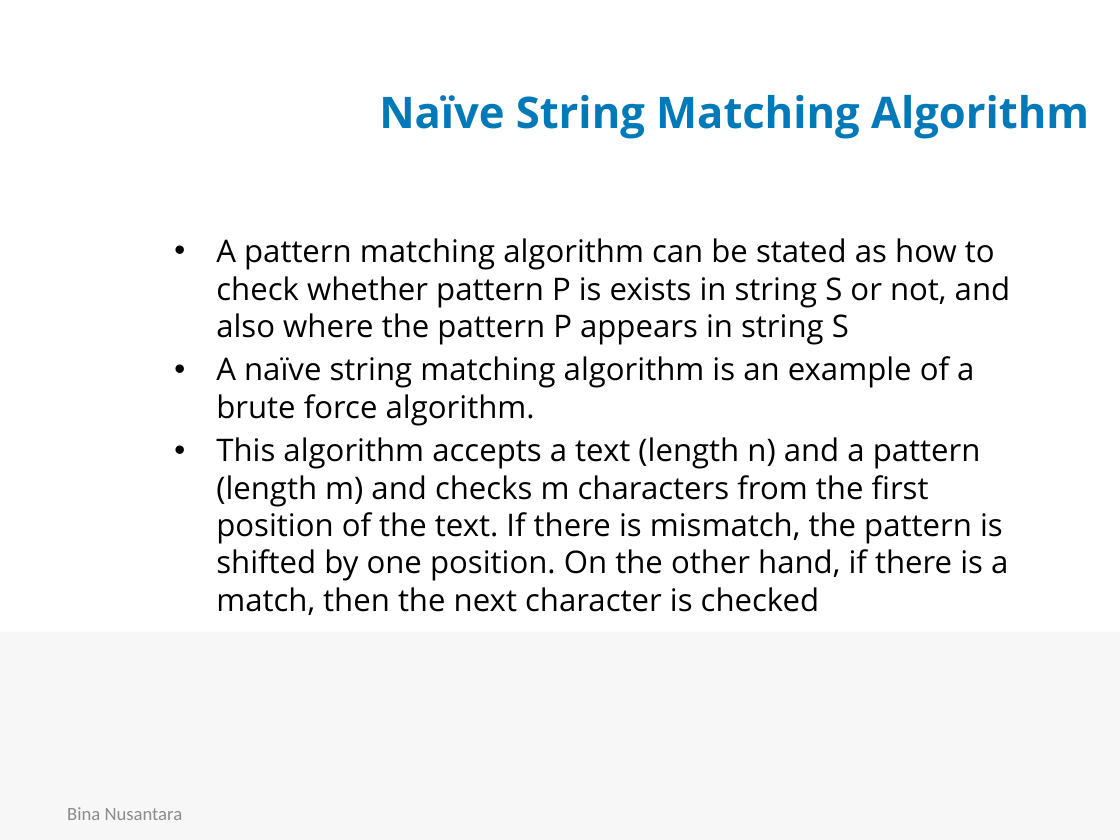
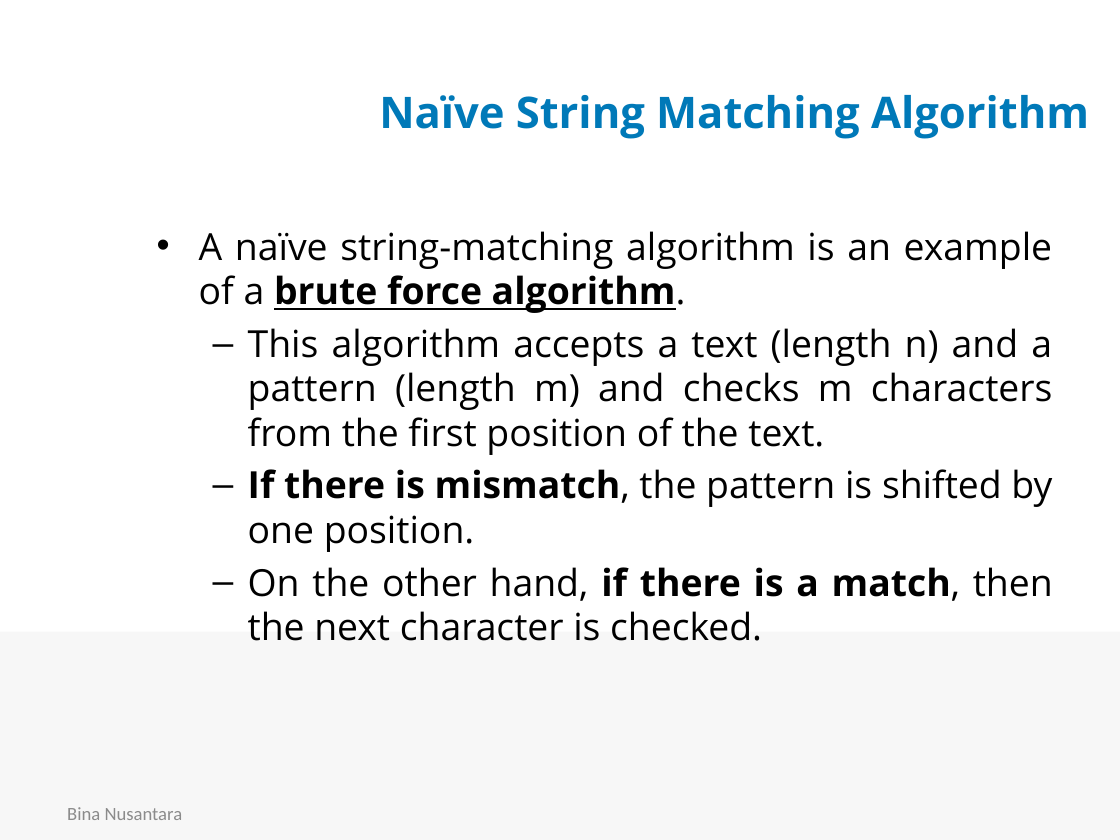
Before and after one commit to rhiosutoyo/Teaching-Algorithm-Design-and-Analysis, a slide deck: slide 9 of String Matching - The Knuth-Morris-Pratt Algorithm/COMP6049 Pert 19-20 rhio-edit.pptx (slide 5 before the commit). Drawn at 1120x840 pixels with LibreOffice and Linux fonts; fonts in the diff are those of the drawing; background and template pictures are left out. Boxes give left, top, right and bottom in pixels: in the first picture for what was removed or moved away, otherwise in the second. Text is boxed around its words. In the diff, an @@ line names an element or a change of style, - is before the commit and + after.

Commit message:
update slide KMP

```diff
--- a/String Matching - The Knuth-Morris-Pratt Algorithm/COMP6049 Pert 19-20 rhio-edit.pptx
+++ b/String Matching - The Knuth-Morris-Pratt Algorithm/COMP6049 Pert 19-20 rhio-edit.pptx
@@ text at (x1=199, y1=231, x2=1053, y2=641): text changed; size 20 to 24 pt @@
-• A pattern matching algorithm can be stated as how to check whether pattern P is exists in string S or not, and also where the pattern P appears in string S
-• A naïve string matching algorithm is an example of a brute force algorithm.
-• This algorithm accepts a text (length n) and a pattern (length m) and checks m characters from the first position of the text. If there is mismatch, the pattern is shifted by one position. On the other hand, if there is a match, then the next character is checked
+• A naïve string-matching algorithm is an example of a brute force algorithm.
+  – This algorithm accepts a text (length n) and a pattern (length m) and checks m characters from the first position of the text.
+  – If there is mismatch, the pattern is shifted by one position.
+  – On the other hand, if there is a match, then the next character is checked.
```
Also in this commit, not shown: 10 other slides changed, 7 slides added, 1 other file.
